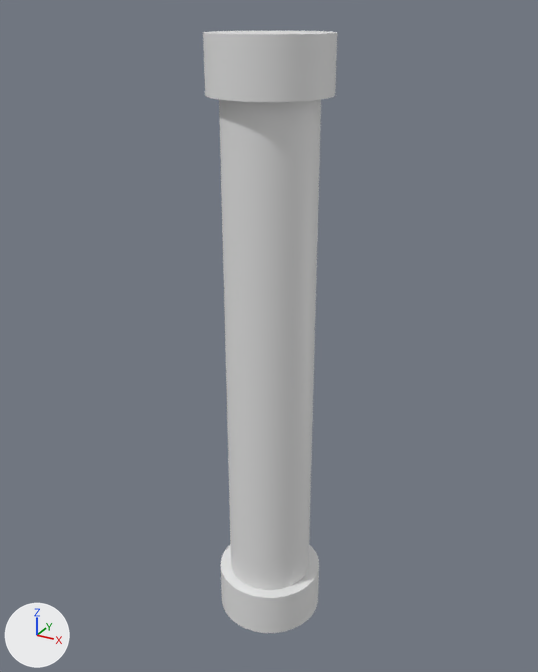
Two versions of the FBX model Assets/Prefab/Blockout/Assets/Assets/Pillier.fbx, one commit apart.
Both versions are drawn from a camera (50 mm lens) standing at (0.86, -3.13, 3.79) and looking at (-1.15, 0.53, 1.96). The axes (+X, +Y, +Z) are drawn at lower left. The lights are the same throughout.

Before the edit, the objects in view are built like this:
```python
me_cylinder_003 = bpy.data.meshes.new('Cylinder.003')
me_cylinder_003.from_pydata(...)  # 256 vertices, 226 faces; spans x -1.27..1.27, y -1.27..1.27, z -1.0..1.0
ob_pilier = bpy.data.objects.new('Pilier', me_cylinder_003)
ob_pilier.location = (-1.114, 0.478, 1.821)
ob_pilier.scale = (0.27, 0.27, 1.86)
```
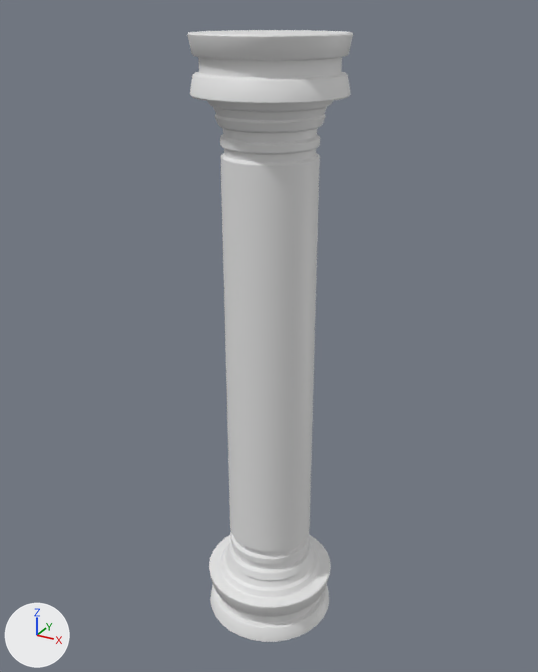
What differs and where, as boxes [x1, y1, x2, y2] in the pictures (538 x 672 px):
'Pilier', reshaped, rescaled (24% wider)
    before: [203, 31, 337, 633]
    after: [187, 30, 353, 642]
part 1 of me_cylinder_003, added
    after: [187, 30, 353, 642]

Patch to the scene script:
```diff
--- a/Assets/Prefab/Blockout/Assets/Assets/Pillier.fbx.py
+++ b/Assets/Prefab/Blockout/Assets/Assets/Pillier.fbx.py
@@ me_cylinder_003 @@
 # used by ob_pilier; location = (-1.114, 0.478, 1.821); scale = (0.27, 0.27, 1.86)
-me_cylinder_003.from_pydata(...)  # 256 vertices, 226 faces; spans x -1.27..1.27, y -1.27..1.27, z -1.0..1.0
+me_cylinder_003.from_pydata(...)  # 2496 vertices, 2434 faces; spans x -0.42..0.42, y -0.42..0.42, z -1.86..1.86
+# me_cylinder_003 part 1: 2496 vertices added at x -0.42..0.42, y -0.42..0.42, z -1.86..1.86
@@ ob_pilier @@
 ob_pilier.location = (-1.114, 0.478, 1.821)
-ob_pilier.scale = (0.27, 0.27, 1.86)
```
